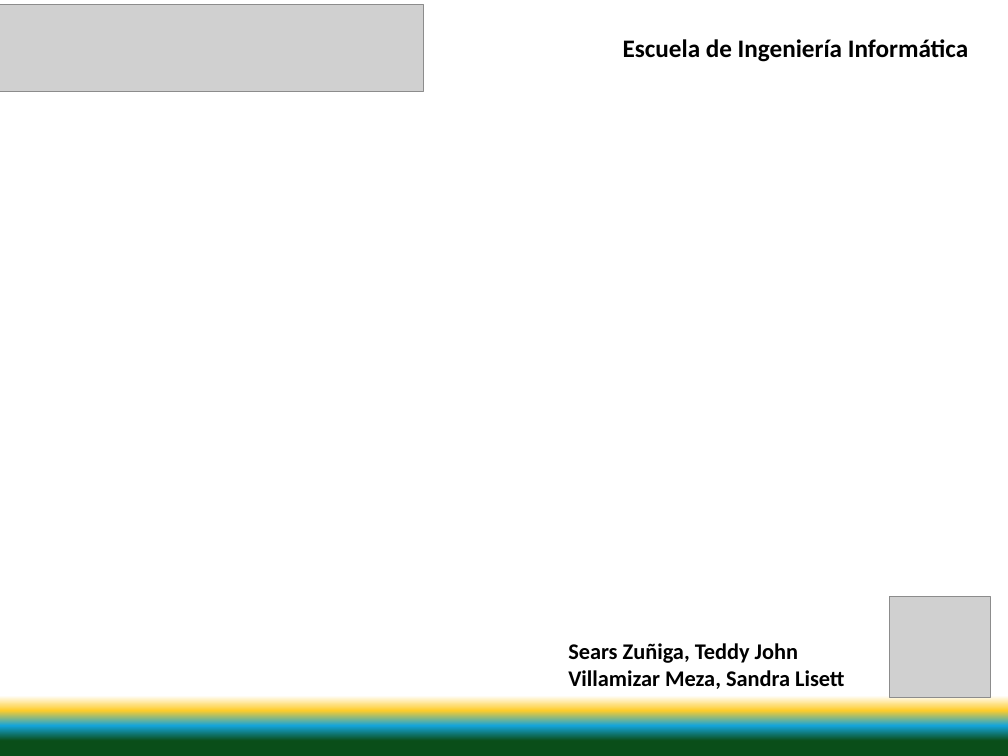
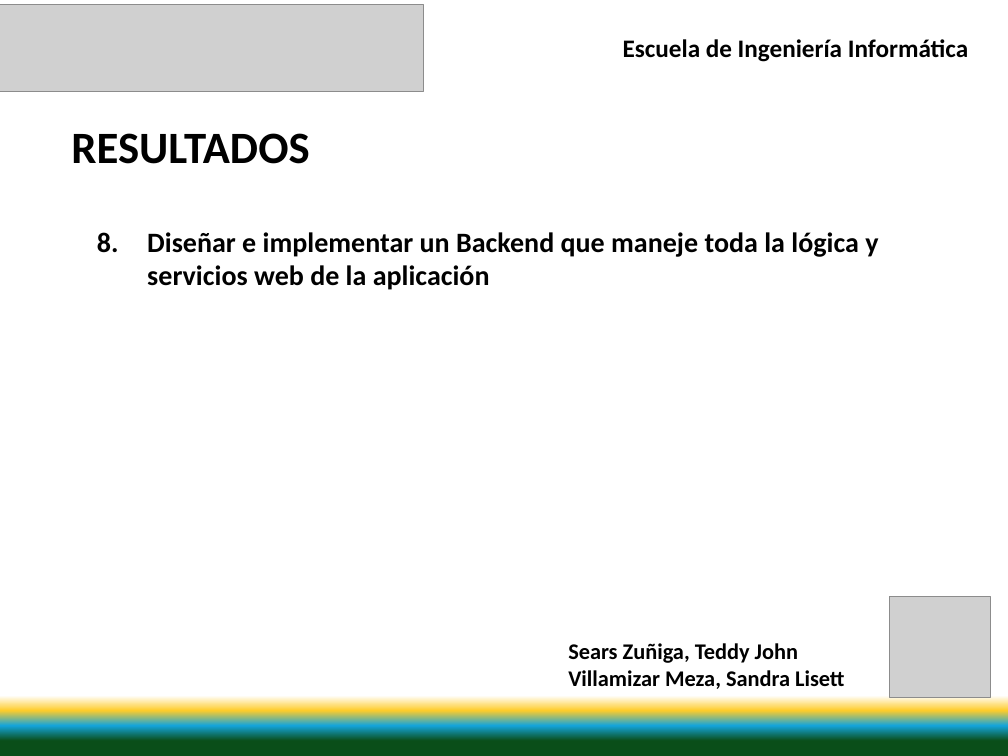
Before and after one commit to svillami/SanTed, a slide deck: slide 36 of Documentacion/Presentacion/Presentacion V1.0.pptx (slide 25 before the commit). Drawn at 1008x756 pixels with LibreOffice and Linux fonts; fonts in the diff are those of the drawing; grey boxes stand for pictures. Boxes give left, top, right and bottom in pixels: in the first picture for what was removed or moved away, otherwise in the second. Text is boxed around its words. In the diff, an @@ line names an element or a change of style, - is before the commit and + after.

Commit message:
Resultados
Se agragan algunos de los resultados.

```diff
--- a/Documentacion/Presentacion/Presentacion V1.0.pptx
+++ b/Documentacion/Presentacion/Presentacion V1.0.pptx
@@ text added at [71,133,309,164], 32 pt, text #000000, bold @@
+RESULTADOS
@@ text added at [147,232,878,290], 20 pt, text #000000, bold @@
+8. Diseñar e implementar un Backend que maneje toda la lógica y servicios web de la aplicación
```
Also in this commit, not shown: 23 other slides changed, 11 slides added, 2 other files.
